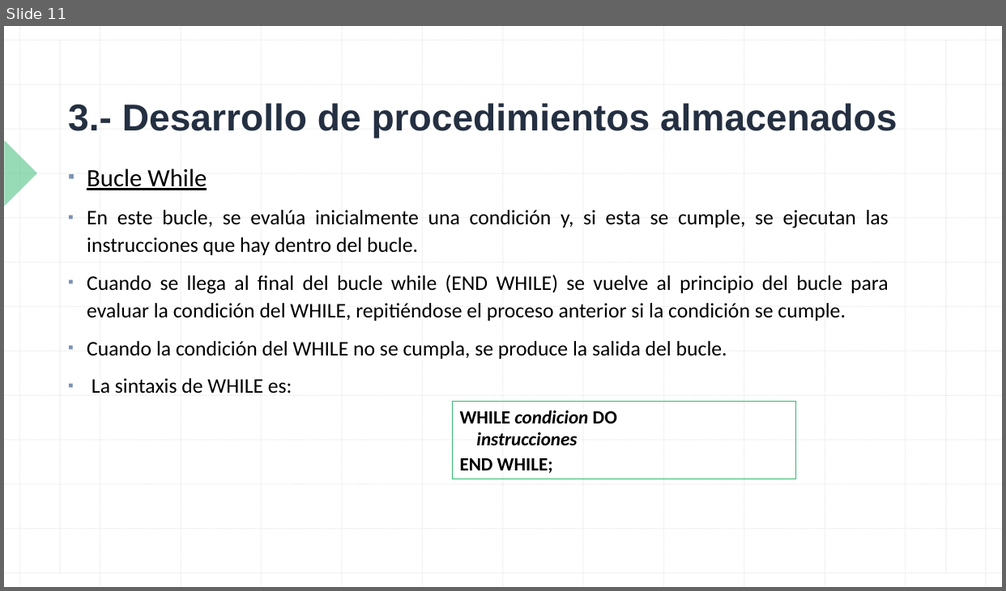
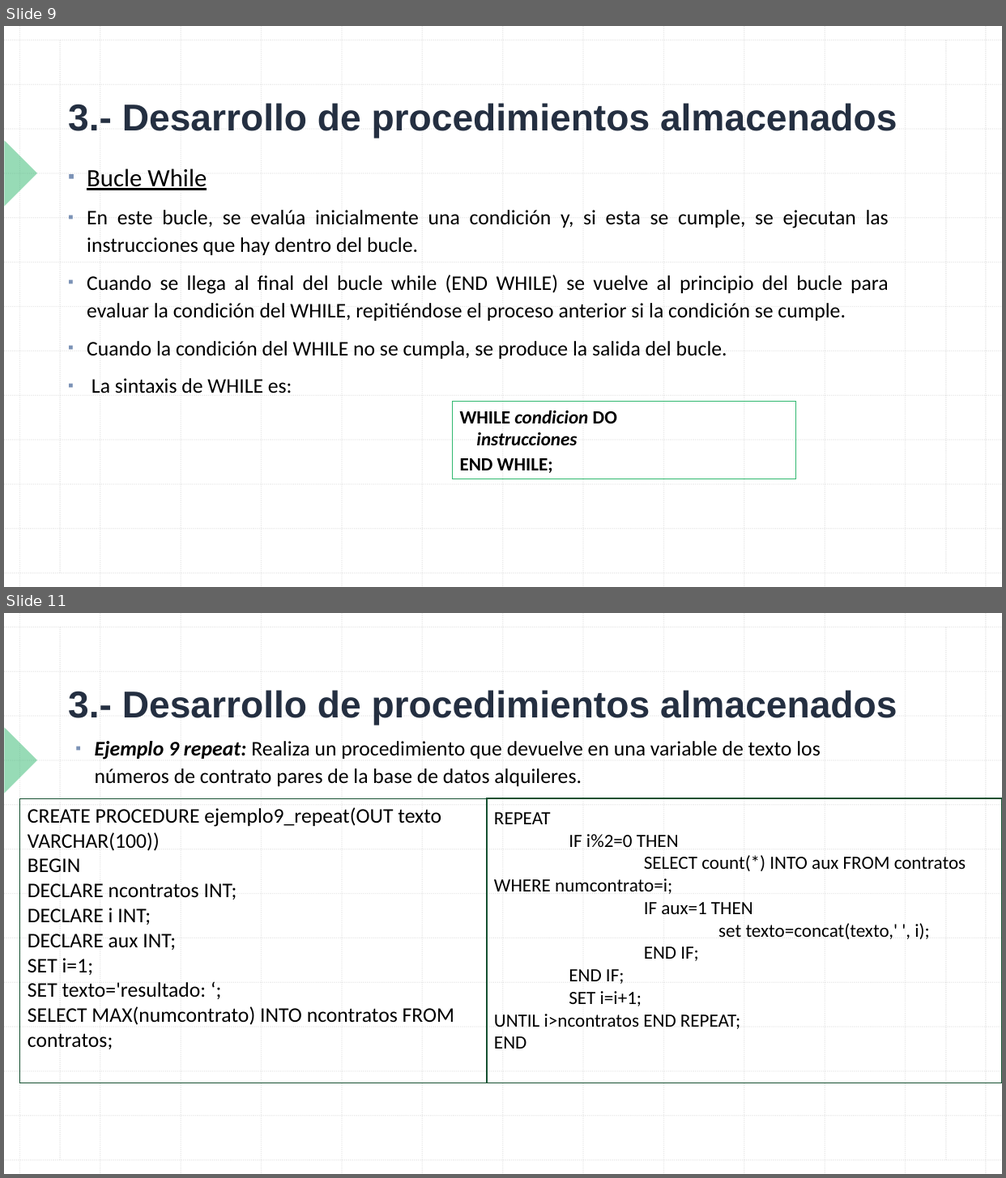
Before and after one commit to NuriaCelis/GBD2324, a slide deck: Tema6/TEMA 6 Sesion 4.pptx. Shown one above the other, each under a label of ours: slide 11 before the commit, slides 9 and 11 after it; the slides between them are not shown. The pictures are 1006x591 and 1006x1178 pixels, drawn with LibreOffice and Linux fonts; fonts in the diff are those of the drawing. Boxes give left, top, right and bottom in pixels: in the first picture for what was removed or moved away, otherwise in the second. Text is boxed around its words. In the diff, an @@ line names an element or a change of style, - is before the commit and + after.

```diff
--- a/Tema6/TEMA 6 Sesion 4.pptx
+++ b/Tema6/TEMA 6 Sesion 4.pptx
@@ slide 11 added at bbox=[4, 613, 1002, 1174], background #FFFFFF; not listed: 29 template elements that a slide beside it also shows @@
@@ title added at bbox=[68, 690, 897, 726], 36 pt, text #242F41, bold @@
+3.- Desarrollo de procedimientos almacenados
@@ text added at bbox=[95, 741, 820, 786], 20 pt, text #000000 @@
+▪ Ejemplo 9 repeat: Realiza un procedimiento que devuelve en una variable de texto los números de contrato pares de la base de datos alquileres.
@@ rectangle added at bbox=[19, 798, 486, 1083], outline #155131 0.75 pt, 20 pt, text #000000 @@
+CREATE PROCEDURE ejemplo9_repeat(OUT texto VARCHAR(100))
+BEGIN
+DECLARE ncontratos INT;
+DECLARE i INT;
+DECLARE aux INT;
+SET i=1;
+SET texto='resultado: ‘;
+SELECT MAX(numcontrato) INTO ncontratos FROM contratos;
@@ rectangle added at bbox=[487, 798, 1002, 1083], outline #155131 1 pt, 18 pt, text #000000 @@
+REPEAT
+IF i%2=0 THEN
+SELECT count(*) INTO aux FROM contratos WHERE numcontrato=i;
+IF aux=1 THEN
+set texto=concat(texto,' ', i);
+END IF;
+END IF;
+SET i=i+1;
+UNTIL i>ncontratos END REPEAT;
+END
@@ what was slide 11 is now slide 9 @@
```
Also in this commit, not shown: 1 slide changed, 4 other slides added, 8 slides removed, 2 other files.
